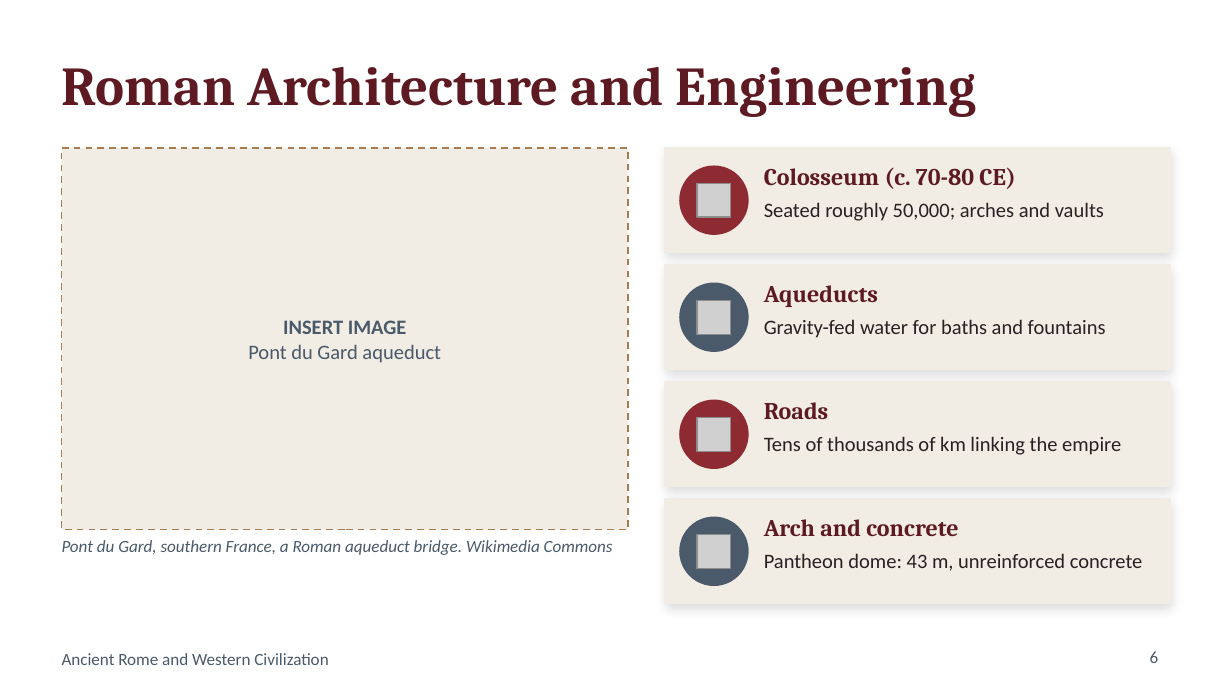
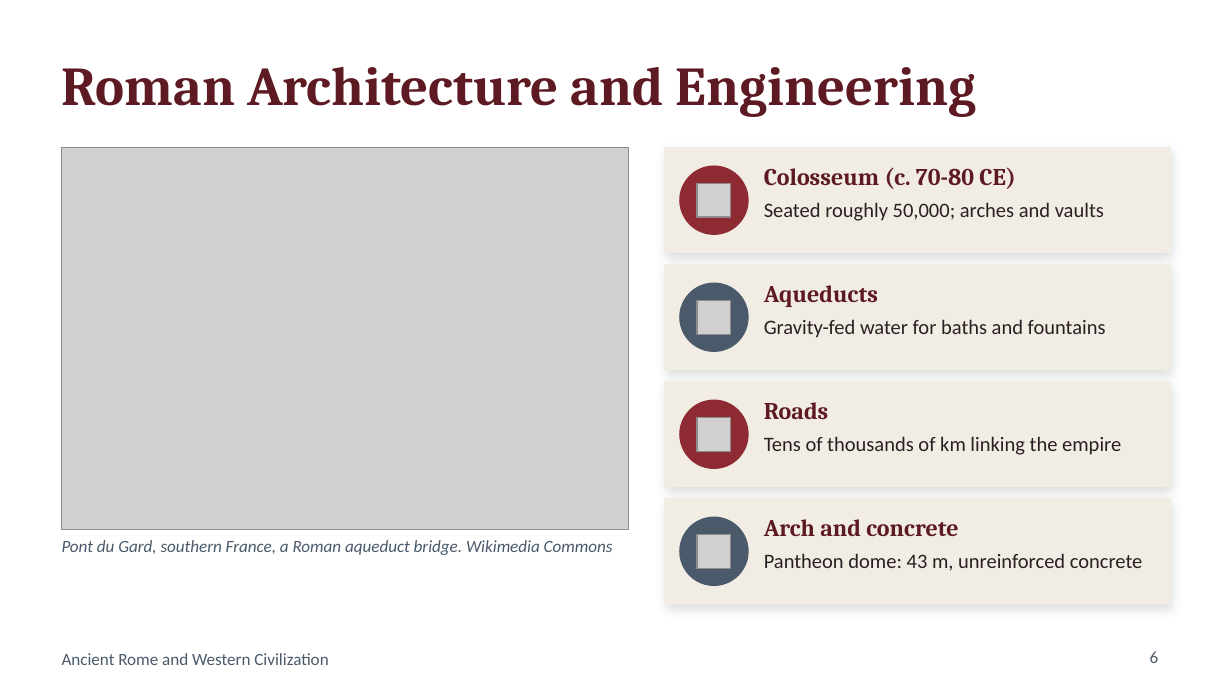
Before and after one commit to scaliaadrian230-dotcom/NetWatcher, a slide deck: slide 6 of rome-presentation/Ancient_Rome_Presentation.pptx. Drawn at 1232x693 pixels with LibreOffice and Linux fonts; fonts in the diff are those of the drawing; grey boxes stand for pictures. Boxes give left, top, right and bottom in pixels: in the first picture for what was removed or moved away, otherwise in the second. Text is boxed around its words. In the diff, an @@ line names an element or a change of style, - is before the commit and + after.

```diff
--- a/rome-presentation/Ancient_Rome_Presentation.pptx
+++ b/rome-presentation/Ancient_Rome_Presentation.pptx
@@ rectangle removed at [62,148,628,530] @@
@@ picture added at [62,148,628,530] @@
@@ text removed at [248,320,441,363] @@
-INSERT IMAGE
-Pont du Gard aqueduct
```
